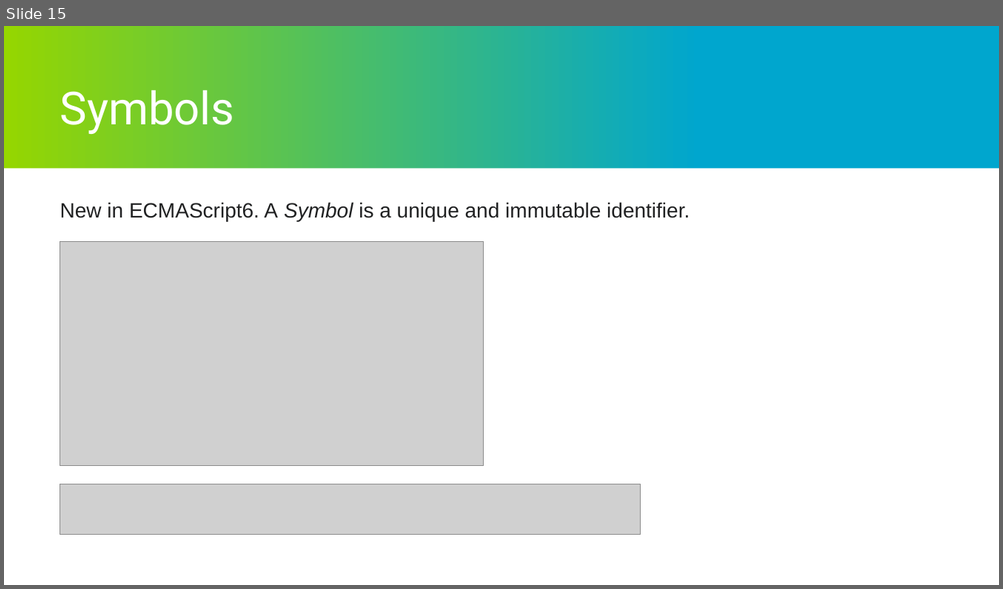
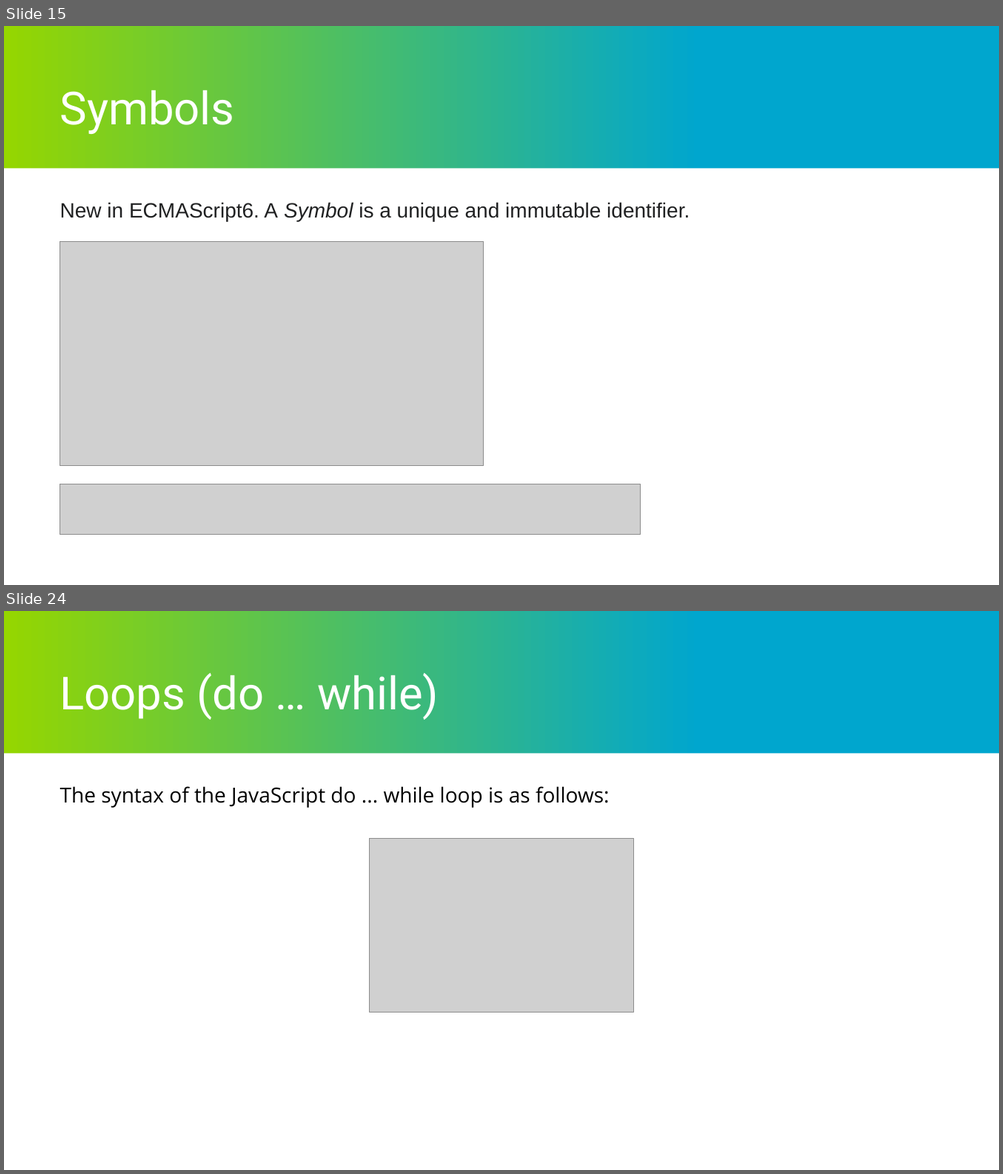
Before and after one commit to maksym-strus/presentations, a slide deck: Syntax.pptx. Shown one above the other, each under a label of ours: slide 15 before the commit, slides 15 and 24 after it; the slides between them are not shown. The pictures are 1003x589 and 1003x1174 pixels, drawn with LibreOffice and Linux fonts; fonts in the diff are those of the drawing; grey boxes stand for pictures; background and template pictures are left out. Boxes give left, top, right and bottom in pixels: in the first picture for what was removed or moved away, otherwise in the second. Text is boxed around its words. In the diff, an @@ line names an element or a change of style, - is before the commit and + after.

```diff
--- a/Syntax.pptx
+++ b/Syntax.pptx
@@ slide 24 added at box(4, 611, 999, 1170), background #000000; not listed: 2 template elements that a slide beside it also shows @@
@@ title added at box(60, 673, 438, 720), 44 pt, text #FFFFFF @@
+Loops (do … while)
@@ text added at box(60, 786, 609, 808), 20 pt, text #000000 @@
+The syntax of the JavaScript do ... while loop is as follows:
@@ picture added at box(370, 839, 633, 1012) @@
```
Also in this commit, not shown: 18 other slides added, 1 other file.
